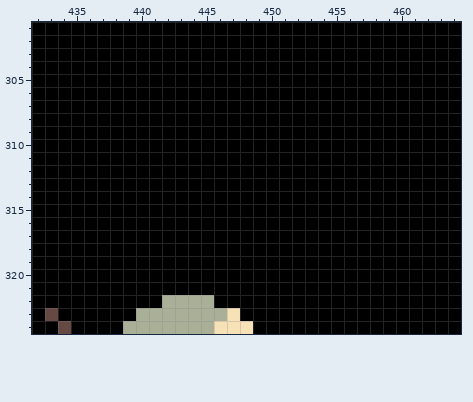
Two states of a pixel-art file, assets/Concept/ItemConcept.ase. Above: the version before the commit.
512x512 pixels, 1 frame. Colours within 5 levels of each other are drawn and written as one. Shown: x 432..464, y 301..324.
Now the later version:
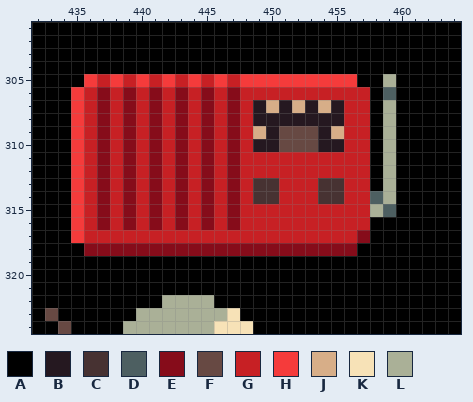
Palette (. is transparent): A #000000  B #251820  C #473232  D #4d5f61  E #860c1a  F #674943  G #c72024  H #f53b3b  J #d7ae88  K #f7e2b7  L #aab097
Difference:
--- layer "Layer 2"
@@ x 432..464 @@
 304 AAAAAAAAAAAAAAAAAAAAAAAAAAAAAAAAA
-305 AAAAAAAAAAAAAAAAAAAAAAAAAAAAAAAAA
-306 AAAAAAAAAAAAAAAAAAAAAAAAAAAAAAAAA
-307 AAAAAAAAAAAAAAAAAAAAAAAAAAAAAAAAA
-308 AAAAAAAAAAAAAAAAAAAAAAAAAAAAAAAAA
-309 AAAAAAAAAAAAAAAAAAAAAAAAAAAAAAAAA
-310 AAAAAAAAAAAAAAAAAAAAAAAAAAAAAAAAA
-311 AAAAAAAAAAAAAAAAAAAAAAAAAAAAAAAAA
-312 AAAAAAAAAAAAAAAAAAAAAAAAAAAAAAAAA
-313 AAAAAAAAAAAAAAAAAAAAAAAAAAAAAAAAA
-314 AAAAAAAAAAAAAAAAAAAAAAAAAAAAAAAAA
-315 AAAAAAAAAAAAAAAAAAAAAAAAAAAAAAAAA
-316 AAAAAAAAAAAAAAAAAAAAAAAAAAAAAAAAA
-317 AAAAAAAAAAAAAAAAAAAAAAAAAAAAAAAAA
-318 AAAAAAAAAAAAAAAAAAAAAAAAAAAAAAAAA
+305 AAAAHGHGHGHGHGHGHHHHHHHHHAALAAAAA
+306 AAAHGEGEGEGEGEGEGGGGGGGGGGADAAAAA
+307 AAAHGEGEGEGEGEGEGBJBJBJBGGALAAAAA
+308 AAAHGEGEGEGEGEGEGBBBBBBBGGALAAAAA
+309 AAAHGEGEGEGEGEGEGJBFFFBJGGALAAAAA
+310 AAAHGEGEGEGEGEGEGBBFFFBBGGALAAAAA
+311 AAAHGEGEGEGEGEGEGGGGGGGGGGALAAAAA
+312 AAAHGEGEGEGEGEGEGGGGGGGGGGALAAAAA
+313 AAAHGEGEGEGEGEGEGCCGGGCCGGALAAAAA
+314 AAAHGEGEGEGEGEGEGCCGGGCCGGDLAAAAA
+315 AAAHGEGEGEGEGEGEGGGGGGGGGGLDAAAAA
+316 AAAHGEGEGEGEGEGEGGGGGGGGGGAAAAAAA
+317 AAAHGGGGGGGGGGGGGGGGGGGGGEAAAAAAA
+318 AAAAEEEEEEEEEEEEEEEEEEEEEAAAAAAAA
 319 AAAAAAAAAAAAAAAAAAAAAAAAAAAAAAAAA
